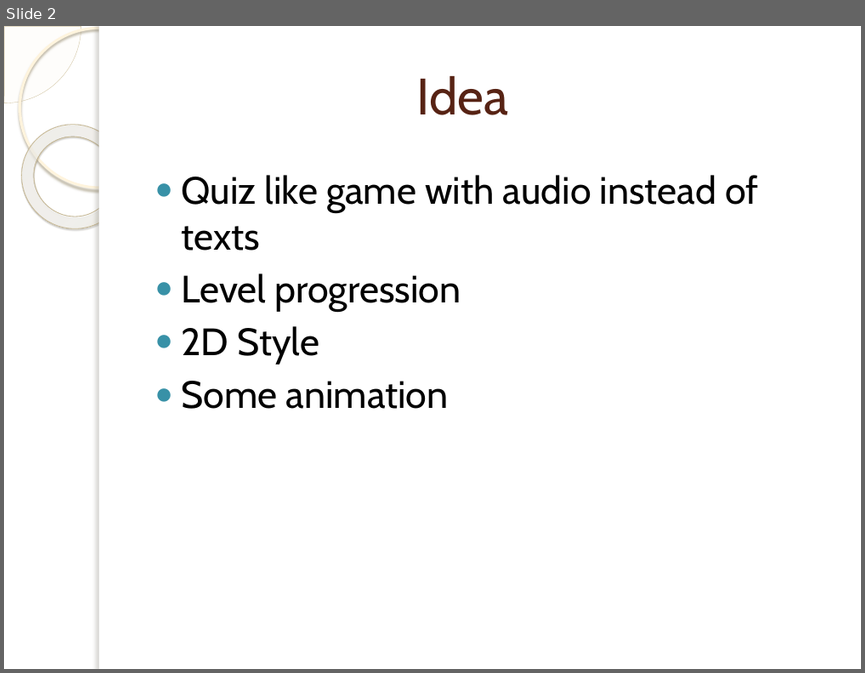
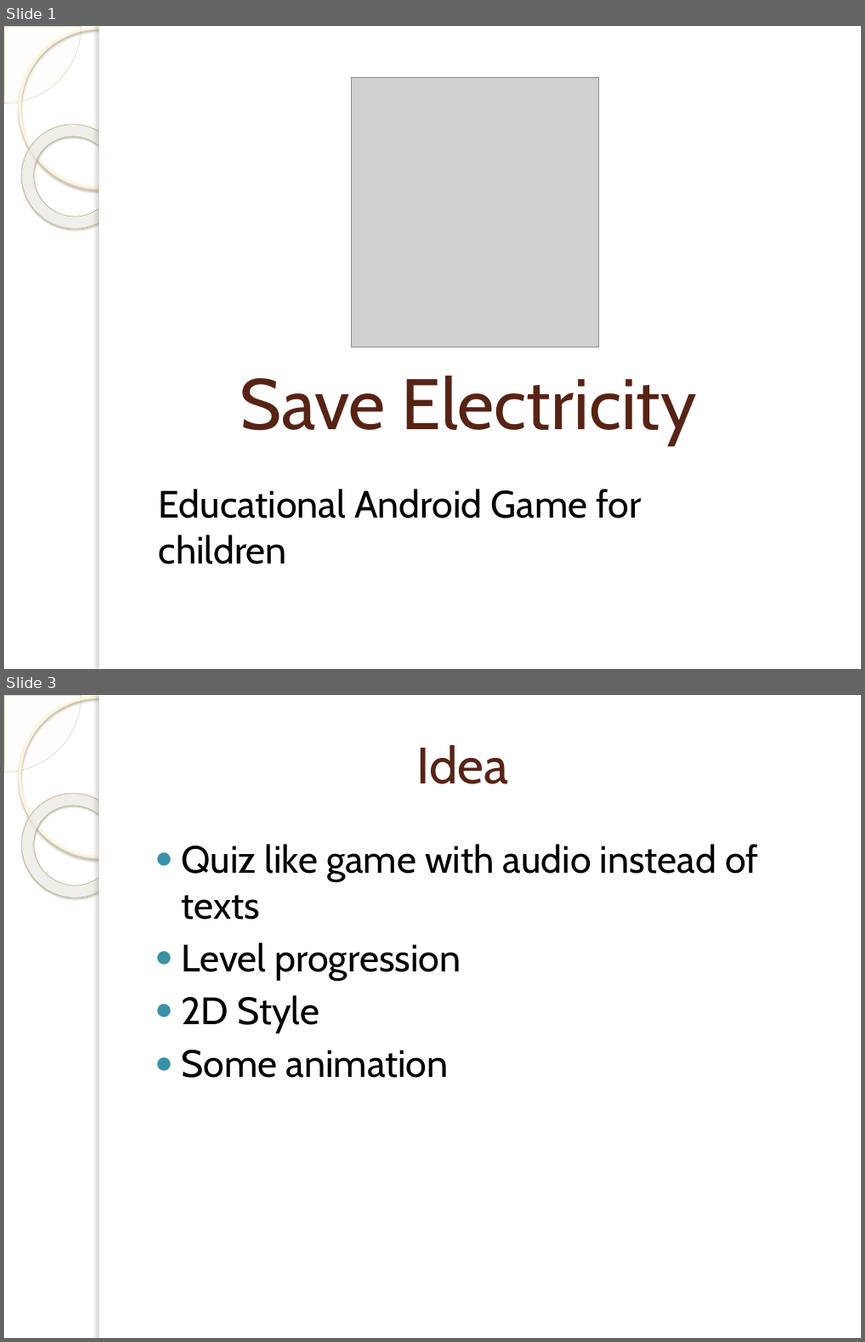
Before and after one commit to Kunalzx/SaveElectricityAndroidGame, a slide deck: Documents/Drafts/Design Ppt Hot topic3.pptx. Shown one above the other, each under a label of ours: slide 2 before the commit, slides 1 and 3 after it; the slides between them are not shown. The pictures are 865x673 and 865x1342 pixels, drawn with LibreOffice and Linux fonts; fonts in the diff are those of the drawing; grey boxes stand for pictures; background and template pictures are left out. Boxes give left, top, right and bottom in pixels: in the first picture for what was removed or moved away, otherwise in the second. Text is boxed around its words. In the diff, an @@ line names an element or a change of style, - is before the commit and + after.

```diff
--- a/Documents/Drafts/Design Ppt Hot topic3.pptx
+++ b/Documents/Drafts/Design Ppt Hot topic3.pptx
@@ slide 1 added at bbox=[4, 26, 861, 669], background picture (left out); not listed: 5 template elements that a slide beside it also shows @@
@@ picture added at bbox=[352, 77, 600, 347] @@
@@ title added at bbox=[239, 375, 697, 445], 60 pt, text #572314 @@
+Save Electricity
@@ text added at bbox=[159, 488, 641, 564], 32 pt, text #000000 @@
+Educational Android Game for children
@@ what was slide 2 is now slide 3 @@
```
Also in this commit, not shown: 3 slides changed, 1 other slide added, 1 slide removed.
